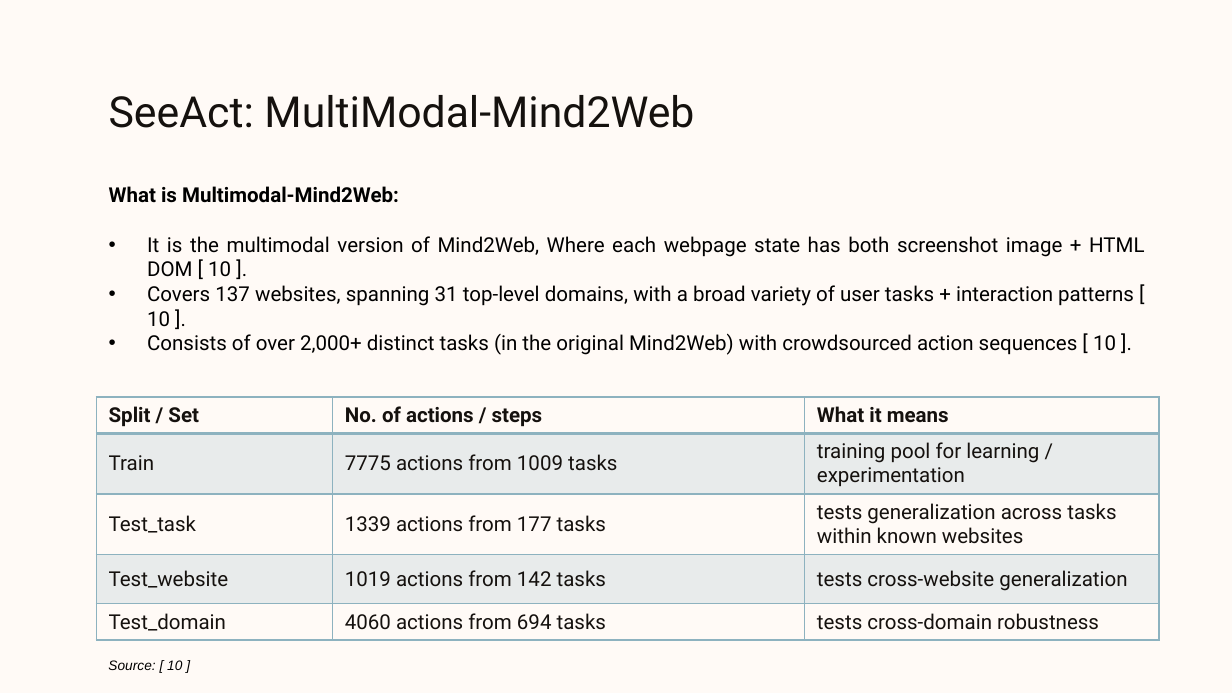
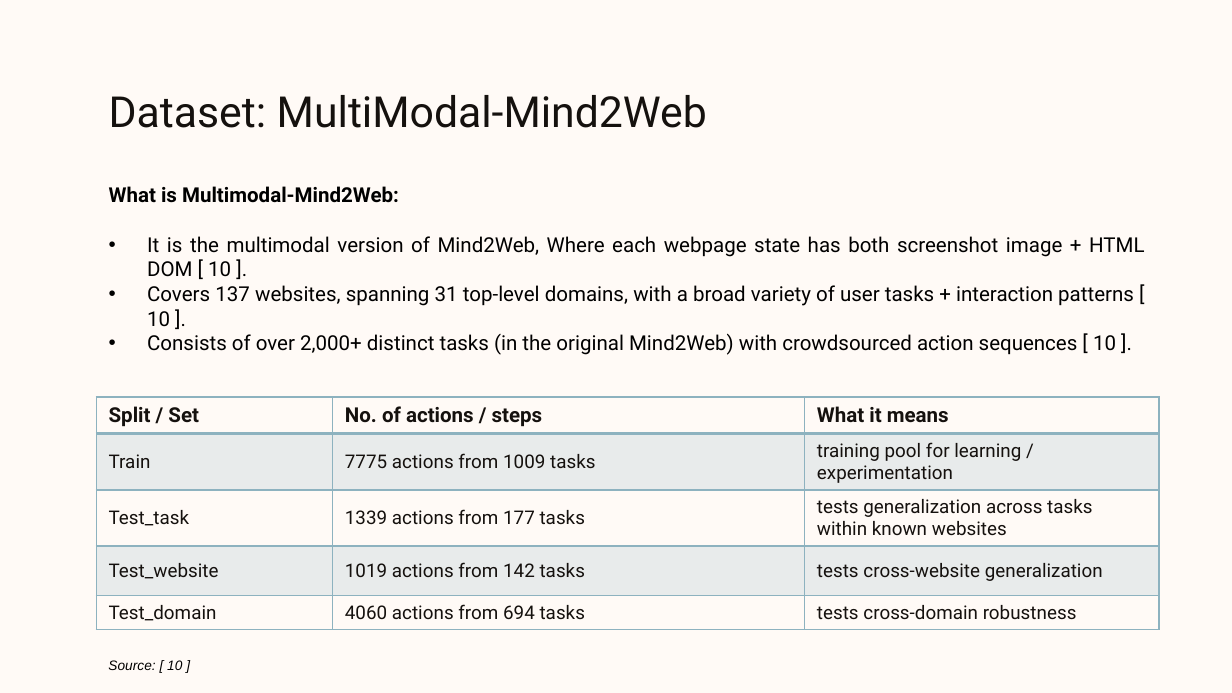
Before and after one commit to Dhruv-Darji/AutoWeb, a slide deck: slide 14 of PPT/Evaluation.pptx (slide 11 before the commit). Drawn at 1232x693 pixels with LibreOffice and Linux fonts; fonts in the diff are those of the drawing; background and template pictures are left out. Boxes give left, top, right and bottom in pixels: in the first picture for what was removed or moved away, otherwise in the second. Text is boxed around its words. In the diff, an @@ line names an element or a change of style, - is before the commit and + after.

```diff
--- a/PPT/Evaluation.pptx
+++ b/PPT/Evaluation.pptx
@@ title at [109,95,707,128]: text changed @@
-SeeAct: MultiModal-Mind2Web
+Dataset: MultiModal-Mind2Web
@@ table at [96,397,1158,633] @@
@@ size 12 to 11 pt in "Train", "7775 actions from 1009 tasks", "training pool for learning / experimentation", "Test_task" and 8 more places @@
```
Also in this commit, not shown: 14 other slides changed, 11 slides added, 12 slides removed, 36 other files.
